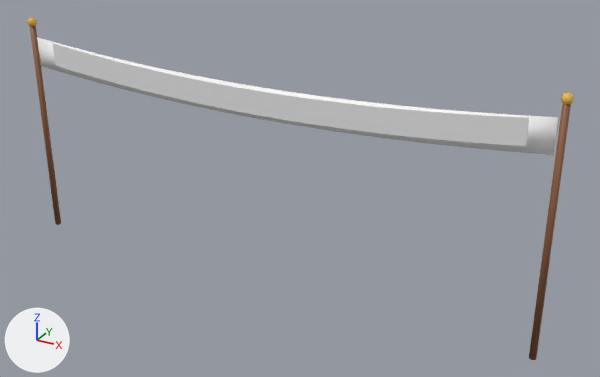
The glTF model public/models/props/banner.glb, before and after one commit.
Both versions are drawn from a 50 mm camera at (7.92, -12.74, 8.26) aimed at (0.76, 0.27, 1.75). Lighting does not change. The marker at lower left points along +X, +Y and +Z. The picture after the commit comes second.

The first picture shows 'banner', 'banner_label'.
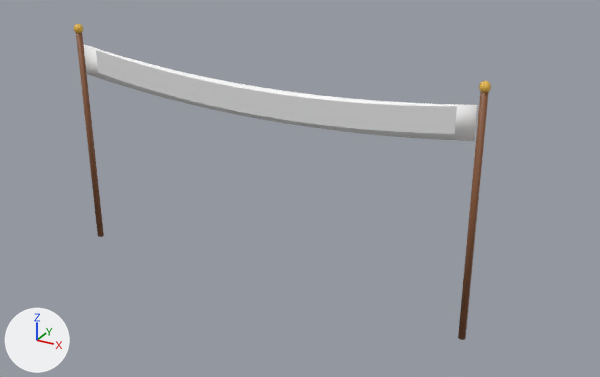
Location of each change, (x1, y1, x2, y2) in pixels of the pictures (600 x 377 px; the box of a moved part takes in the faces that stretch with it):
'banner', reshaped (24% narrower, 8% shorter): before (27, 17, 574, 360); after (74, 24, 491, 340)
'banner_label', rescaled (24% narrower, 17% shorter): before (53, 44, 529, 146); after (96, 50, 457, 134)
part 1 of me_banner, moved or reshaped: before (30, 25, 61, 225); after (76, 32, 104, 237)
part 2 of me_banner, moved or reshaped: before (27, 17, 37, 26); after (74, 24, 83, 33)
part 3 of me_banner, moved or reshaped: before (529, 104, 571, 360); after (458, 92, 489, 340)
part 4 of me_banner, moved or reshaped: before (561, 93, 574, 105); after (479, 81, 491, 93)
part 5 of me_banner, moved or reshaped: before (37, 37, 558, 155); after (83, 44, 478, 141)

The change, as a diff of the scene's bpy script:
```diff
--- a/public/models/props/banner.glb.py
+++ b/public/models/props/banner.glb.py
@@ me_banner @@
 # used by ob_banner; location = (0.0, 0.0, 0.0)
-me_banner.from_pydata(...)  # 160 vertices, 300 faces; spans x -5.7..5.7, y -0.1..0.1, z -0.39..4.48
+me_banner.from_pydata(...)  # 160 vertices, 300 faces; spans x -4.4..4.4, y -0.1..0.1, z -0.39..4.48
+# me_banner part 1: the loose piece of 12 vertices spanning x -5.66..-5.54, y -0.07..0.07, z -0.39..4.39 is moved by (1.3, 0.0, 0.0)
+# me_banner part 2: the loose piece of 34 vertices spanning x -5.7..-5.5, y -0.1..0.1, z 4.28..4.48 is moved by (1.3, 0.0, 0.0)
+# me_banner part 3: the loose piece of 12 vertices spanning x 5.54..5.66, y -0.07..0.07, z -0.39..4.39 is moved by (-1.3, 0.0, 0.0)
+# me_banner part 4: the loose piece of 34 vertices spanning x 5.5..5.7, y -0.1..0.1, z 4.28..4.48 is moved by (-1.3, 0.0, 0.0)
+# me_banner part 5: the loose piece of 68 vertices spanning x -5.5..5.5, y -0.01..0.01, z 3.14..4.06 is scaled about its middle by (0.764, 1, 1)
 me_banner.materials.append(mat_defaultmaterial)
@@ me_banner_label @@
 # used by ob_banner_label; location = (0.0, 0.0, 0.0)
-me_banner_label.from_pydata(...)  # 34 vertices, 32 faces; spans x -5.06..5.06, y -0.02, z 3.21..3.99
+me_banner_label.from_pydata(...)  # 34 vertices, 32 faces; spans x -3.86..3.86, y -0.02, z 3.21..3.99
+# me_banner_label part 6: the whole mesh is scaled about its middle by (0.764, 1, 1)
```
